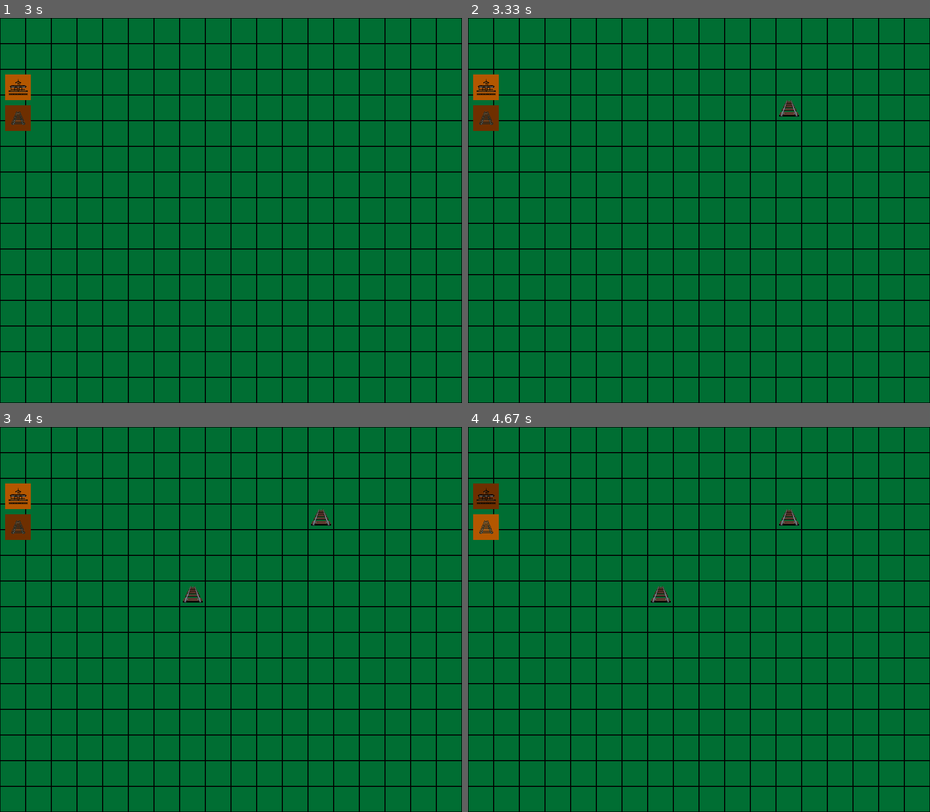
Above: before the commit, frames 1-4 (two rows, left to right).
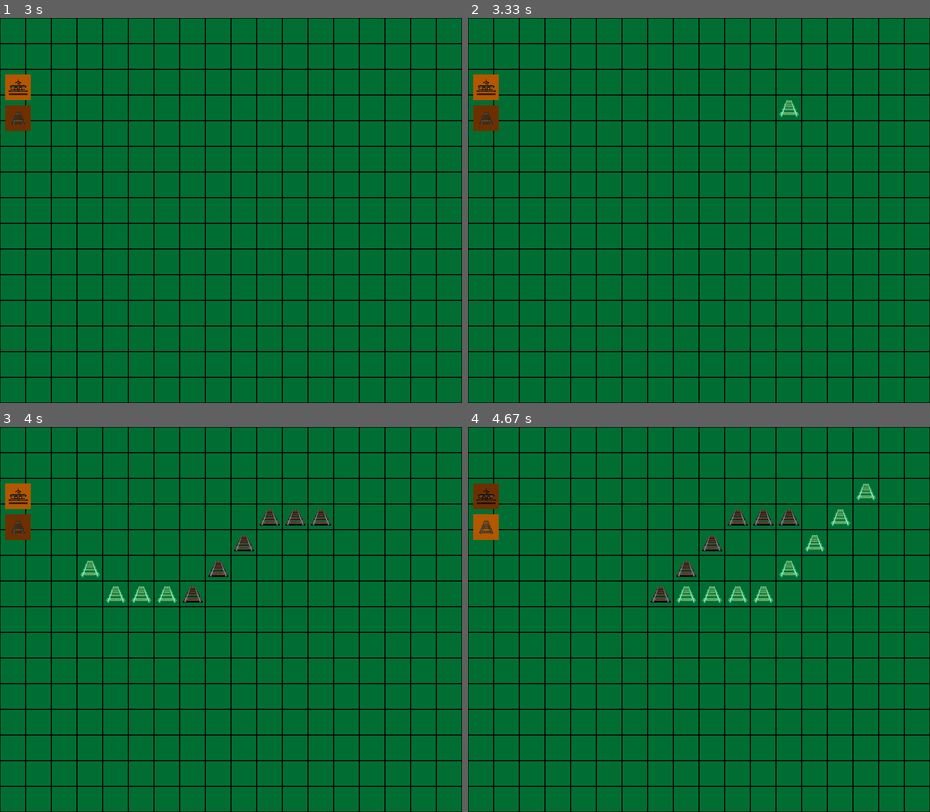
Above: after the commit, the same moments.

Repository: Hairash/Tower_game
Game: pygame game, started from src/main.py
Two runs of this game, one before a commit and one after it. Both use one fixed random seed, a clock stepped at 60 frames per second and the inputs below.
Inputs (mouse positions are in pixels of both pictures, inside the frame that each line leads up to):
- Up to frame 1 (3 s): press the mouse at (235, 237) at 0.37 s; move the mouse to (175, 225) at 0.47 s; release the mouse at (120, 214) at 0.6 s; press the mouse at (18, 87) at 0.7 s; move the mouse to (41, 202) at 0.8 s; release the mouse at (69, 322) at 0.93 s; press the mouse at (18, 87) at 1.03 s; move the mouse to (78, 118) at 1.13 s; release the mouse at (133, 148) at 1.27 s; press the mouse at (18, 87) at 1.37 s; move the mouse to (120, 218) at 1.47 s; release the mouse at (221, 349) at 1.6 s; press the mouse at (18, 87) at 1.7 s; move the mouse to (36, 145) at 1.8 s; release the mouse at (60, 198) at 1.93 s; press the mouse at (18, 87) at 2.03 s; move the mouse to (189, 218) at 2.13 s; release the mouse at (360, 349) at 2.27 s; press the mouse at (18, 87) at 2.37 s; move the mouse to (180, 133) at 2.47 s; release the mouse at (346, 175) at 2.6 s; press the mouse at (18, 118) at 2.7 s; move the mouse to (147, 137) at 2.8 s; release the mouse at (277, 156) at 2.93 s
- Up to frame 2 (3.33 s): click (777, 110) at 3.05 s
- Up to frame 3 (4 s): click (194, 596) at 3.38 s; press the mouse at (194, 596) at 3.7 s; move the mouse to (147, 588) at 3.8 s; release the mouse at (101, 577) at 3.93 s
- Up to frame 4 (4.67 s): press the mouse at (486, 527) at 4.03 s; move the mouse to (528, 511) at 4.13 s; release the mouse at (569, 492) at 4.27 s; press the mouse at (486, 496) at 4.37 s; move the mouse to (671, 488) at 4.47 s; release the mouse at (856, 480) at 4.6 s

Frame 1 is identical in both runs. In frame 2, 0.1% of the frame differs, in the area x 67-72%, y 21-26%; in frame 3, 0.8%; in frame 4, 1.1%, in the area x 45-89%, y 14-46%.

Commit message:
Build railroad

Diff:
--- a/src/field.py
+++ b/src/field.py
@@ -26,7 +26,7 @@
 
         return col, row
 
-    def draw_grid(self, screen, stations, roads):
+    def draw_grid(self, screen, stations, roads, planning_roads):
         for row in range(self.height):
             for col in range(self.width):
                 x, y = self.from_grid(col, row)
@@ -35,4 +35,7 @@
                     screen.blit(self.station_image, rect.topleft)
                 elif (row, col) in roads:
                     screen.blit(self.road_image, rect.topleft)
+                elif (row, col) in planning_roads:
+                    screen.blit(self.road_image, rect.topleft, special_flags=pygame.BLEND_ADD)
+
                 pygame.draw.rect(screen, COLOR.black, rect, 1)
--- a/src/game.py
+++ b/src/game.py
@@ -1,4 +1,5 @@
 import pygame
+from collections import deque
 
 from constants import COLOR
 from control_panel import ControlPanel
@@ -10,11 +11,46 @@
         self.mode = GameMode.none
         self.stations = set()
         self.roads = set()
+        self.planning_roads = []
 
         self.control_panel = ControlPanel(field.cell_size)
         self.field = field
 
         self.running = True
+
+    def find_path(self, start, end):
+        """
+        Finds the shortest path between two points in a grid allowing diagonal moves.
+
+        :param start: Tuple (x1, y1) representing the start coordinates.
+        :param end: Tuple (x2, y2) representing the end coordinates.
+        :return: List of coordinates representing the path from start to end.
+        """
+        # Define the 8 possible movements (N, S, E, W, NE, NW, SE, SW)
+        directions = [(-1, 0), (1, 0), (0, -1), (0, 1), (-1, -1), (-1, 1), (1, -1), (1, 1)]
+
+        # Queue for BFS
+        queue = deque([(start, [start])])
+
+        # Set to track visited nodes
+        visited = set()
+        visited.add(start)
+
+        while queue:
+            (current, path) = queue.popleft()
+
+            # If we reached the end, return the path
+            if current == end:
+                return path
+
+            for direction in directions:
+                neighbor = (current[0] + direction[0], current[1] + direction[1])
+
+                if neighbor not in visited:
+                    visited.add(neighbor)
+                    queue.append((neighbor, path + [neighbor]))
+
+        return []
 
     def run(self, screen):
         while self.running:
@@ -39,9 +75,20 @@
                             if self.mode == GameMode.build_station:
                                 self.stations.add((row, col))
                             elif self.mode == GameMode.build_road:
-                                self.roads.add((row, col))
+                                # start building a road
+                                if not self.planning_roads:
+                                    self.planning_roads.append((row, col))
+                                # finish building a road
+                                else:
+                                    for (row, col) in self.planning_roads:
+                                        self.roads.add((row, col))
+                                    self.planning_roads.clear()
+                elif event.type == pygame.MOUSEMOTION:
+                    if self.planning_roads:
+                        col, row = self.field.to_grid(event.pos[0], event.pos[1])
+                        self.planning_roads = self.find_path(next(iter(self.planning_roads)), (row, col))
 
             screen.fill(COLOR.background)
-            self.field.draw_grid(screen, self.stations, self.roads)
+            self.field.draw_grid(screen, self.stations, self.roads, self.planning_roads)
             self.control_panel.draw(screen, self.mode)
             pygame.display.flip()
